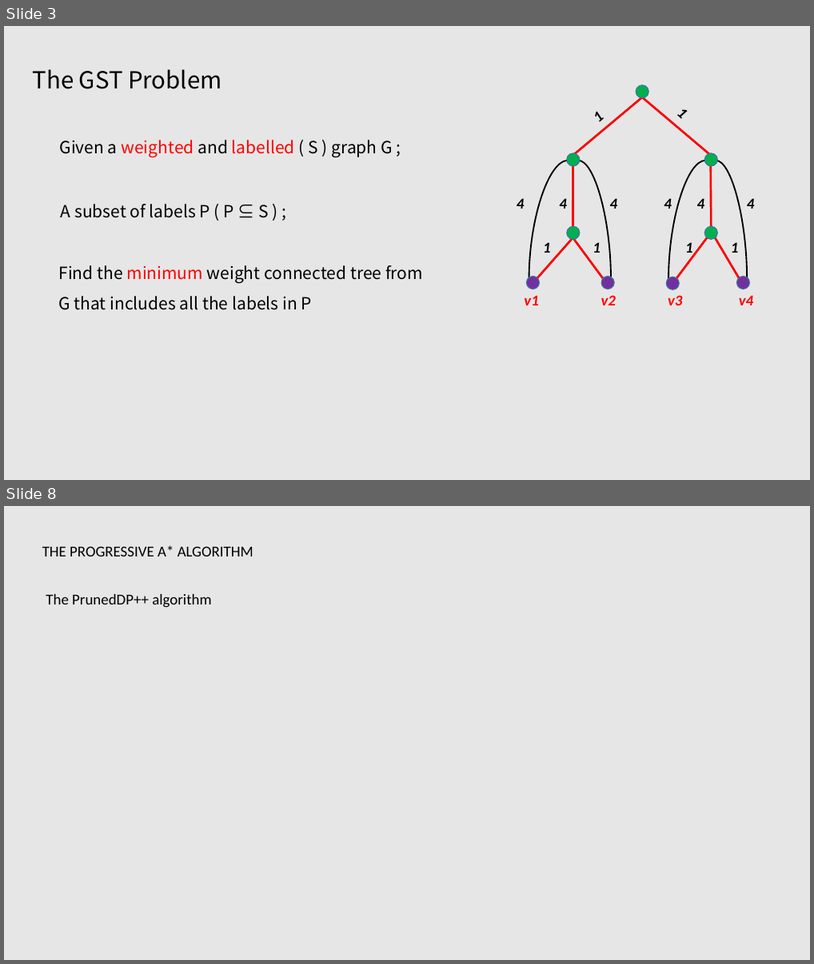
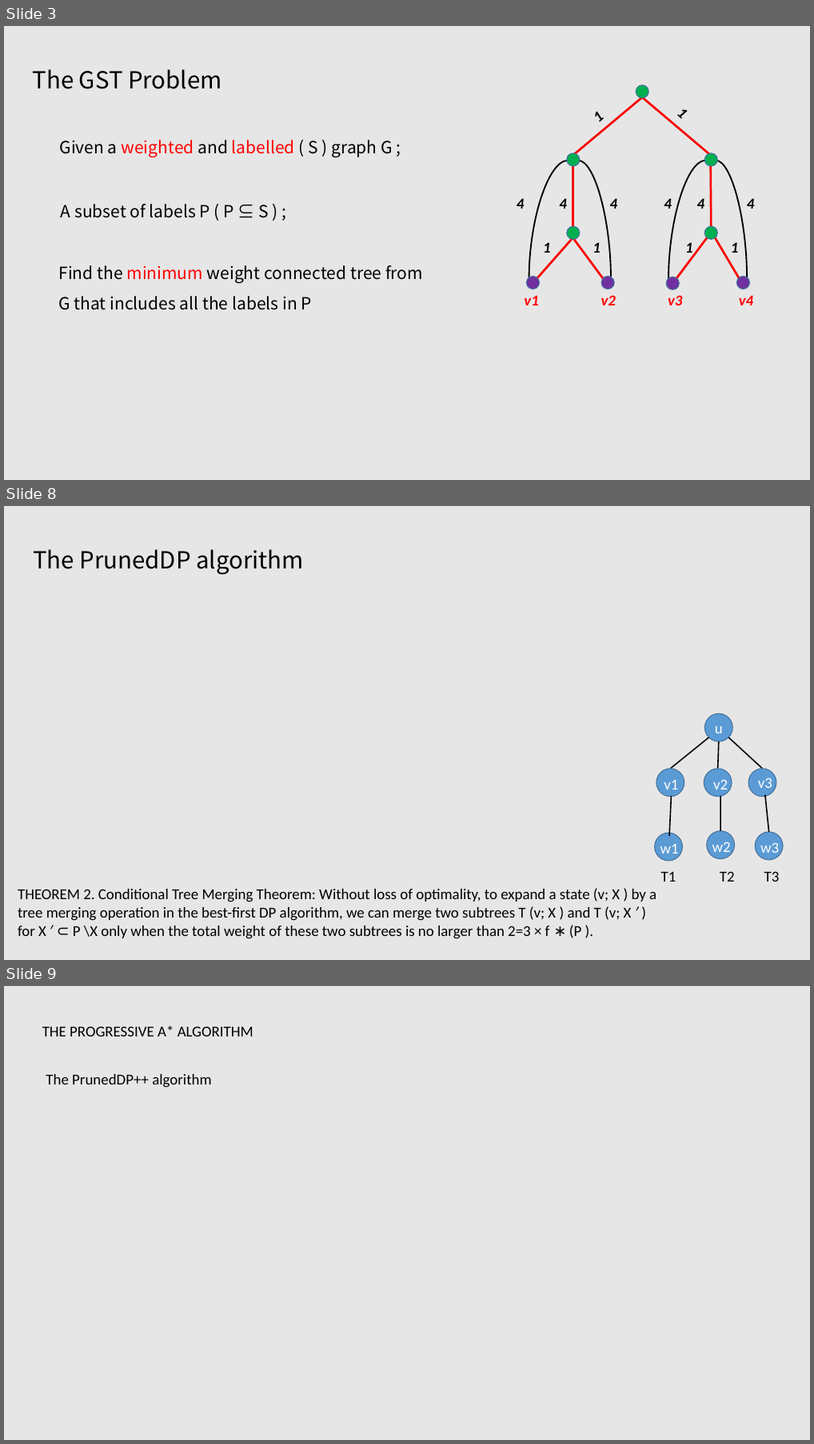
Before and after one commit to tianzhuwei/PPT, a slide deck: Efficient and Progressive GST Search.pptx. Shown one above the other, each under a label of ours: slides 3 and 8 before the commit, slides 3, 8 and 9 after it; the slides between them are not shown. The pictures are 814x964 and 814x1444 pixels, drawn with LibreOffice and Linux fonts; fonts in the diff are those of the drawing. Boxes give left, top, right and bottom in pixels: in the first picture for what was removed or moved away, otherwise in the second. Text is boxed around its words. In the diff, an @@ line names an element or a change of style, - is before the commit and + after.

Commit message:
update

```diff
--- a/Efficient and Progressive GST Search.pptx
+++ b/Efficient and Progressive GST Search.pptx
@@ slide 8 added at [4,506,810,960], background #E7E6E6 @@
@@ text added at [33,549,303,575], 28 pt, text #000000 @@
+The PrunedDP algorithm
@@ text added at [18,888,657,939], 18 pt, text #000000 @@
+THEOREM 2. Conditional Tree Merging Theorem: Without loss of optimality, to expand a state (v; X ) by a tree merging operation in the best-first DP algorithm, we can merge two subtrees T (v; X ) and T (v; X ′ ) for X ′ ⊂ P \X only when the total weight of these two subtrees is no larger than 2=3 × f ∗ (P ).
@@ group added at [655,713,783,881]: 9 texts, 7 ellipses, 6 lines @@
+u
+v2
+v1
+v3
+w1
+w2
+w3
+T1
+T2
+T3
@@ what was slide 8 is now slide 9 @@
```
Also in this commit, not shown: 4 slides changed, 1 other slide added, 1 slide removed.
